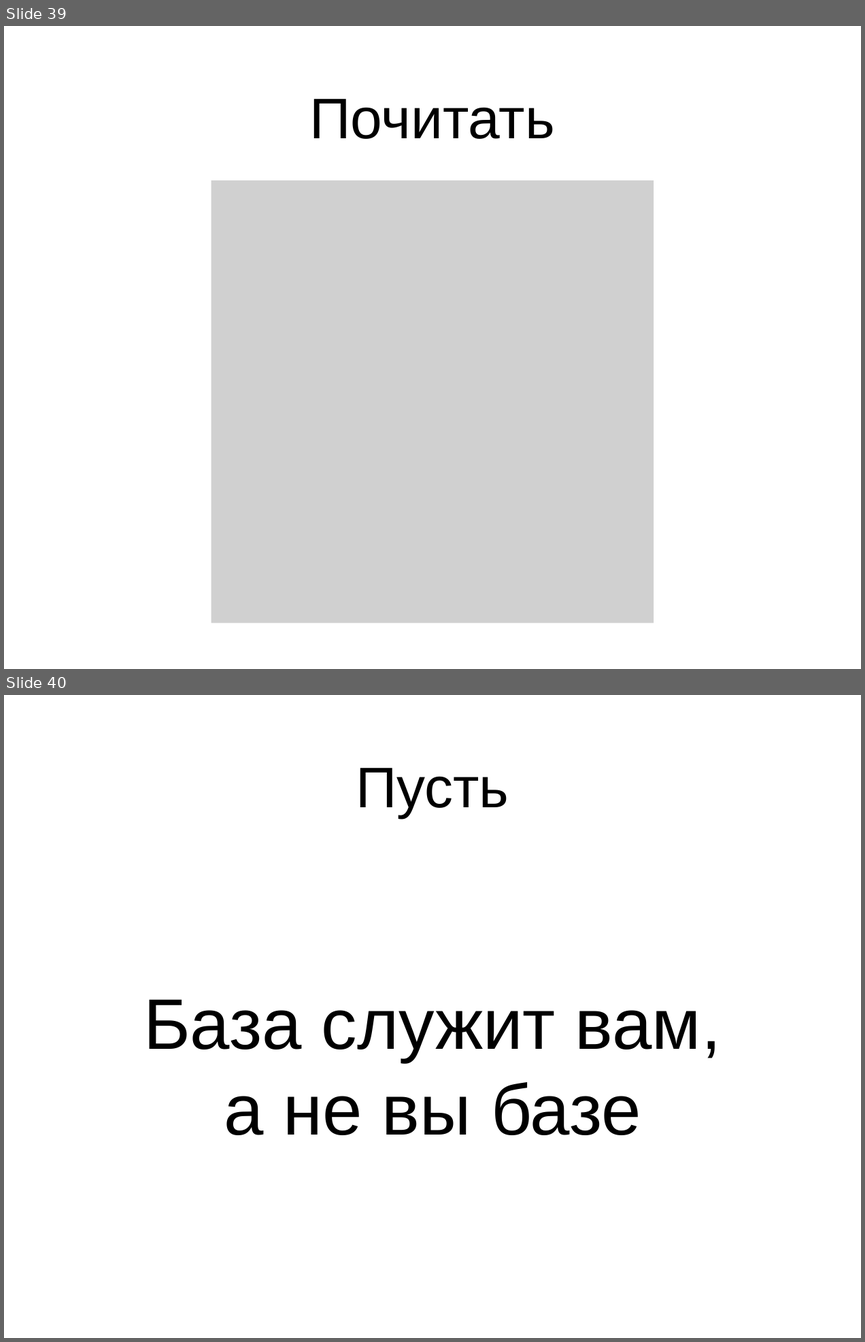
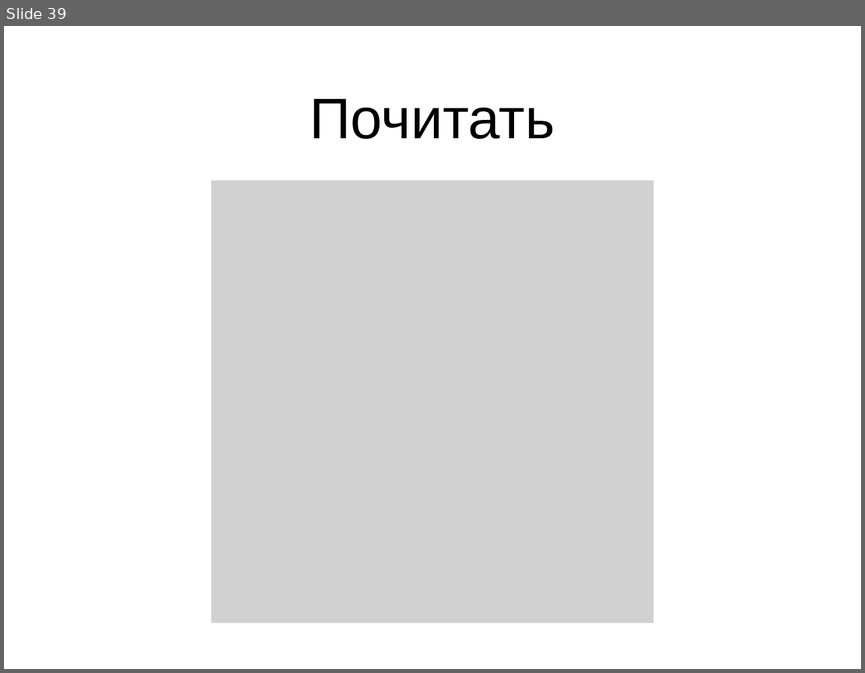
Before and after one commit to asolntsev/presentations, a slide deck: liquibase/liquibase-ee.devclub.ru.odp. Shown one above the other, each under a label of ours: slides 39 and 40 before the commit, slide 39 after it. The pictures are 865x1342 and 865x673 pixels, drawn with LibreOffice and Linux fonts; fonts in the diff are those of the drawing; grey boxes stand for pictures; background and template pictures are left out. Boxes give left, top, right and bottom in pixels: in the first picture for what was removed or moved away, otherwise in the second. Text is boxed around its words. In the diff, an @@ line names an element or a change of style, - is before the commit and + after.

```diff
--- a/liquibase/liquibase-ee.devclub.ru.odp
+++ b/liquibase/liquibase-ee.devclub.ru.odp
@@ slide 40 removed at <box>4,695,861,1338</box>, background picture (left out) @@
@@ title removed at <box>356,768,509,818</box> @@
-Пусть
@@ text removed at <box>143,999,721,1135</box> @@
-База служит вам,
-а не вы базе
```
Also in this commit, not shown: 1 slide changed.
